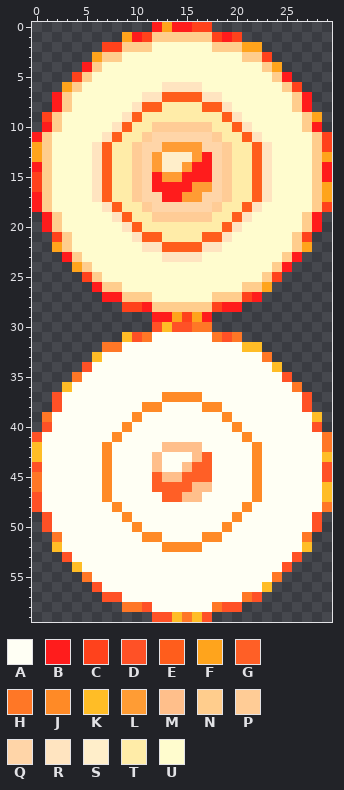
File history of a pixel-art sprite, Content/Projectiles/Hostile/BorderSphere.png. That is the earlier state.
The file is 60x120 pixels, drawn in blocks of 2x2; one block is one cell here. Colours within 5 levels of each other are drawn and written as one.
Palette (. is transparent): A #fffff4  B #ff1c1c  C #ff421c  D #ff5126  E #ff5d1c  F #ffa41c  G #ff5f26  H #ff7726  J #ff8a26  K #ffbd26  L #ff9c34  M #ffbf8b  N #ffcd8d  P #ffcc96  Q #ffd5a8  R #ffe4c0  S #ffeeca  T #ffeca8  U #fffcce
Pixels before, first column x 0:
 0 ............BFBBCC............
 1 .........FBCNNNNNNCBC.........
 2 .......CCNNNUUUUUUNNNFF.......
 3 ......FNNUUUUUUUUUUUUNNC......
 4 .....BNUUUUUUUUUUUUUUUUNF.....
 5 ....CNUUUUUUUUUUUUUUUUUUNB....
 6 ...FNUUUUUUUURRRRUUUUUUUUNC...
 7 ..BNUUUUUUURREEEERRUUUUUUUNB..
 8 ..BNUUUUUUREETTTTEERUUUUUUNB..
 9 .CNUUUUUURETTTTTTTTERUUUUUUNF.
10 .BNUUUUURETTPPPPPPTTERUUUUUNB.
11 BNUUUUURETTPQQQQQQPTTERUUUUUNC
12 FNUUUURETTPQQLLLLQQPTTERUUUUNC
13 FNUUUURETTPQLSSSLBQPTTERUUUUNF
14 BNUUUURETTPQLSSLBBQPTTERUUUUNB
15 CNUUUURETTPQBLLBBBQPTTERUUUUNB
16 CNUUUURETTPQBBBBLLQPTTERUUUUNF
17 BNUUUURETTPQQBBLLQQPTTERUUUUNF
18 BNUUUUURETTPQQQQQQPTTERUUUUUNC
19 .BNUUUUURETTPPPPPPTTERUUUUUNB.
20 .BNUUUUUURETTTTTTTTERUUUUUUNB.
21 ..CNUUUUUUREETTTTEERUUUUUUNC..
22 ..FNUUUUUUURREEEERRUUUUUUUNF..
23 ...BNUUUUUUUURRRRUUUUUUUUNB...
24 ....FNUUUUUUUUUUUUUUUUUUNB....
25 .....CNUUUUUUUUUUUUUUUUNC.....
26 ......BNNUUUUUUUUUUUUNNF......
27 .......BBNNNUUUUUUNNNCB.......
28 .........CCBNNNNNNCBB.........
29 ............BBFCFB............
30 ............DKDDHH............
31 .........KDHAAAAAAHDH.........
32 .......HHAAAAAAAAAAAAKK.......
33 ......KAAAAAAAAAAAAAAAAH......
34 .....DAAAAAAAAAAAAAAAAAAK.....
35 ....HAAAAAAAAAAAAAAAAAAAAD....
36 ...KAAAAAAAAAAAAAAAAAAAAAAH...
37 ..DAAAAAAAAAAJJJJAAAAAAAAAAD..
38 ..DAAAAAAAAJJAAAAJJAAAAAAAAD..
39 .HAAAAAAAAJAAAAAAAAJAAAAAAAAK.
40 .DAAAAAAAJAAAAAAAAAAJAAAAAAAD.
41 DAAAAAAAJAAAAAAAAAAAAJAAAAAAAH
42 KAAAAAAJAAAAAMMMMAAAAAJAAAAAAH
43 KAAAAAAJAAAAMAAAMGAAAAJAAAAAAK
44 DAAAAAAJAAAAMAAMGGAAAAJAAAAAAD
45 HAAAAAAJAAAAGMMGGGAAAAJAAAAAAD
46 HAAAAAAJAAAAGGGGMMAAAAJAAAAAAK
47 DAAAAAAJAAAAAGGMMAAAAAJAAAAAAK
48 DAAAAAAAJAAAAAAAAAAAAJAAAAAAAH
49 .DAAAAAAAJAAAAAAAAAAJAAAAAAAD.
50 .DAAAAAAAAJAAAAAAAAJAAAAAAAAD.
51 ..HAAAAAAAAJJAAAAJJAAAAAAAAH..
52 ..KAAAAAAAAAAJJJJAAAAAAAAAAK..
53 ...DAAAAAAAAAAAAAAAAAAAAAAD...
54 ....KAAAAAAAAAAAAAAAAAAAAD....
55 .....HAAAAAAAAAAAAAAAAAAH.....
56 ......DAAAAAAAAAAAAAAAAK......
57 .......DDAAAAAAAAAAAAHD.......
58 .........HHDAAAAAAHDD.........
59 ............DDKHKD............
After:
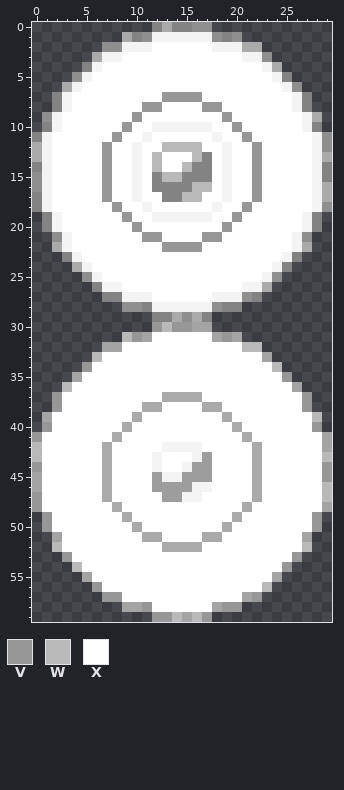
Colours new in this view: V #979797  W #b9b9b9  X #ffffff
Change:
colour B: #ff1c1c -> #838383
colour C: #ff421c -> #8f8f8f
colour G: #ff5f26 -> #9d9d9d
colour H: #ff7726 -> #a4a4a4
colour J: #ff8a26 -> #aaaaaa
colour N: #ffcd8d -> #f4f4f4
Changed rows in their new state; - is a pixel that keeps its letter.
first column x 0:
 0 -------------J----------------
 1 ---------J--------------------
 2 ------------XXXXXX---JJ-------
 3 ------J--XXXXXXXXXXXX---------
 4 -------XXXXXXXXXXXXXXXX-J-----
 5 ------XXXXXXXXXXXXXXXXXX------
 6 ---J-XXXXXXXXXXXXXXXXXXXX-----
 7 ----XXXXXXXXXVVVVXXXXXXXXX----
 8 ----XXXXXXXVVXXXXVVXXXXXXX----
 9 ---XXXXXXXVXXXXXXXXVXXXXXXX-J-
10 ---XXXXXXVXXNNNNNNXXVXXXXXX---
11 --XXXXXXVXXNXXXXXXNXXVXXXXXX--
12 J-XXXXXVXXNXXWWWWXXNXXVXXXXX--
13 J-XXXXXVXXNXWXXXW-XNXXVXXXXX-J
14 --XXXXXVXXNXWXXW--XNXXVXXXXX--
15 --XXXXXVXXNX-WW---XNXXVXXXXX--
16 --XXXXXVXXNX----WWXNXXVXXXXX-J
17 --XXXXXVXXNXX--WWXXNXXVXXXXX-J
18 --XXXXXXVXXNXXXXXXNXXVXXXXXX--
19 ---XXXXXXVXXNNNNNNXXVXXXXXX---
20 ---XXXXXXXVXXXXXXXXVXXXXXXX---
21 ----XXXXXXXVVXXXXVVXXXXXXX----
22 --J-XXXXXXXXXVVVVXXXXXXXXX-J--
23 -----XXXXXXXXXXXXXXXXXXXX-----
24 ----J-XXXXXXXXXXXXXXXXXX------
25 -------XXXXXXXXXXXXXXXX-------
26 ---------XXXXXXXXXXXX--J------
27 ------------XXXXXX------------
29 --------------J-J-------------
30 ------------VWVV--------------
31 ---------WV-XXXXXX-V----------
32 ---------XXXXXXXXXXXXWW-------
33 ------WXXXXXXXXXXXXXXXX-------
34 -----VXXXXXXXXXXXXXXXXXXW-----
35 -----XXXXXXXXXXXXXXXXXXXXV----
36 ---WXXXXXXXXXXXXXXXXXXXXXX----
37 --VXXXXXXXXXX----XXXXXXXXXXV--
38 --VXXXXXXXX--XXXX--XXXXXXXXV--
39 --XXXXXXXX-XXXXXXXX-XXXXXXXXW-
40 -VXXXXXXX-XXXXXXXXXX-XXXXXXXV-
41 VXXXXXXX-XXXXXXXXXXXX-XXXXXXX-
42 WXXXXXX-XXXXXNNNNXXXXX-XXXXXX-
43 WXXXXXX-XXXXNXXXN-XXXX-XXXXXXW
44 VXXXXXX-XXXXNXXN--XXXX-XXXXXXV
45 -XXXXXX-XXXX-NN---XXXX-XXXXXXV
46 -XXXXXX-XXXX----NNXXXX-XXXXXXW
47 VXXXXXX-XXXXX--NNXXXXX-XXXXXXW
48 VXXXXXXX-XXXXXXXXXXXX-XXXXXXX-
49 -VXXXXXXX-XXXXXXXXXX-XXXXXXXV-
50 -VXXXXXXXX-XXXXXXXX-XXXXXXXXV-
51 ---XXXXXXXX--XXXX--XXXXXXXX---
52 --WXXXXXXXXXX----XXXXXXXXXXW--
53 ---VXXXXXXXXXXXXXXXXXXXXXXV---
54 ----WXXXXXXXXXXXXXXXXXXXXV----
55 ------XXXXXXXXXXXXXXXXXX------
56 ------VXXXXXXXXXXXXXXXXW------
57 -------VVXXXXXXXXXXXX-V-------
58 -----------VXXXXXX-VV---------
59 ------------VVW-WV------------
Pixel boxes of the changes (left, top, right, bottom) in both pictures:
changed: (32, 22, 332, 622)
